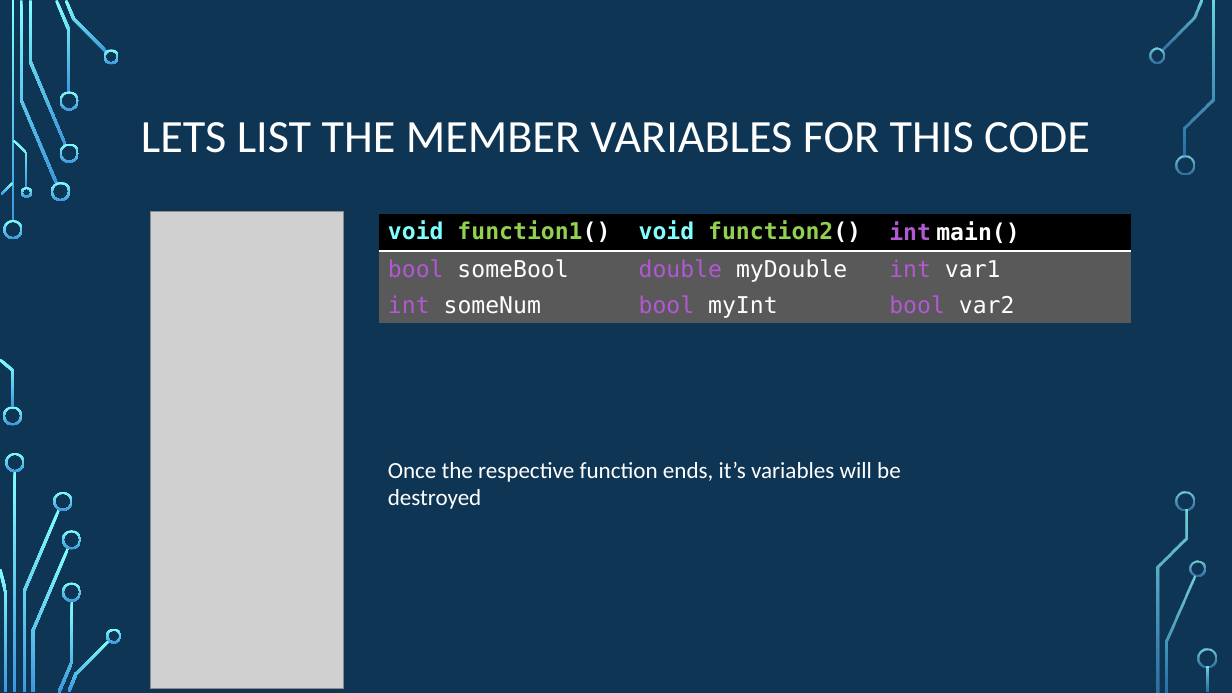
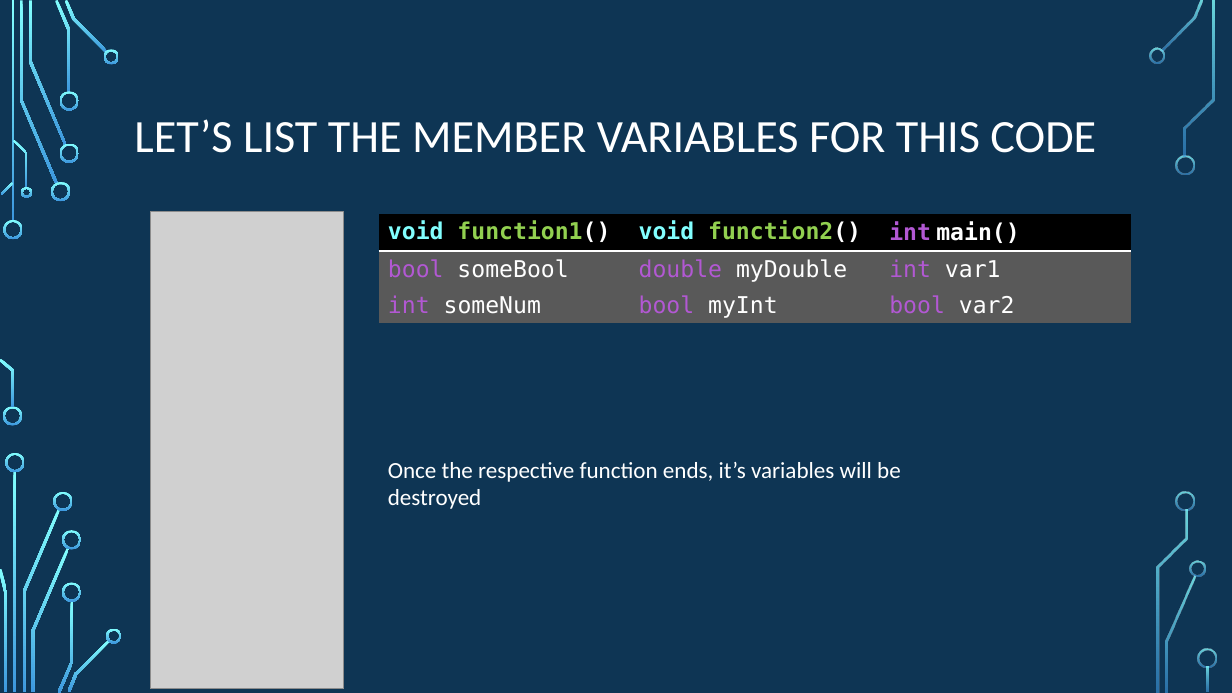
Before and after one commit to psypdt/ZIS_C-_Summer_Course_2019, a slide deck: slide 38 of Day_2/Day_2.pptx. Drawn at 1232x693 pixels with LibreOffice and Linux fonts; fonts in the diff are those of the drawing; grey boxes stand for pictures; background and template pictures are left out. Boxes give left, top, right and bottom in pixels: in the first picture for what was removed or moved away, otherwise in the second. Text is boxed around its words. In the diff, an @@ line names an element or a change of style, - is before the commit and + after.

```diff
--- a/Day_2/Day_2.pptx
+++ b/Day_2/Day_2.pptx
@@ title at bbox=[134, 119, 1096, 153]: text changed @@
-LETS LIST THE MEMBER VARIABLES FOR THIS CODE
+LET’S LIST THE MEMBER VARIABLES FOR THIS CODE
```
Also in this commit, not shown: 17 other slides changed.
